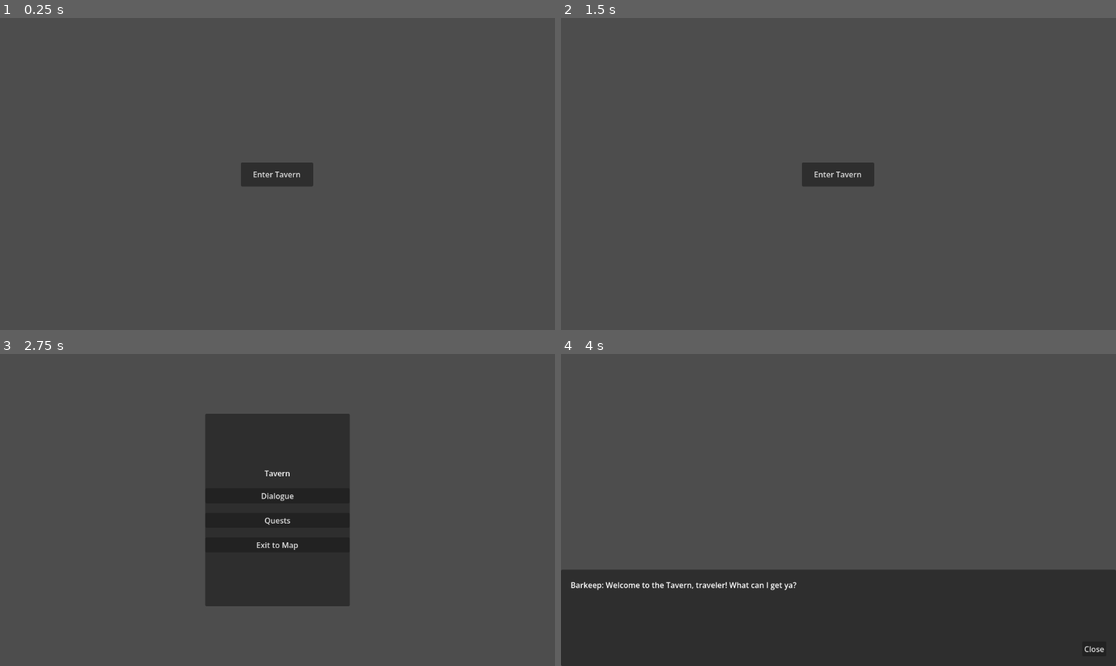
Above: before the commit, frames 1-4 (two rows, left to right).
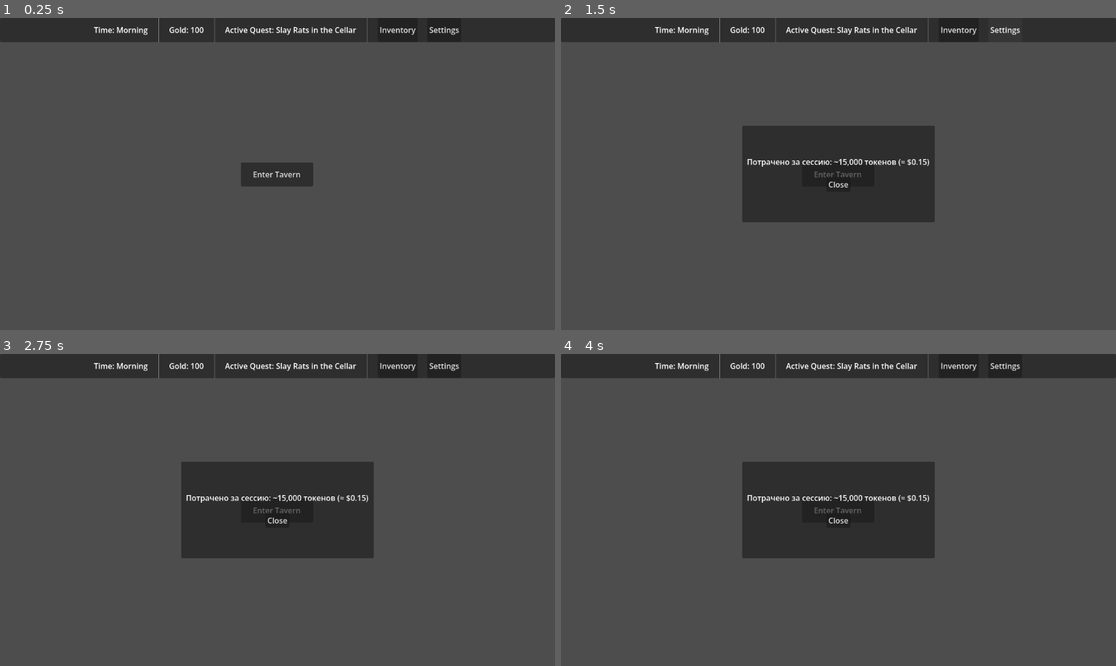
Above: after the commit, the same moments.

Repository: fakemailnum6-ux/Different-Way
Game: Godot game, scene res://Map/Map.tscn
Same seed, same stepped clock (60 frames per second), same inputs: the game is played once before the commit and once after it.
Inputs (mouse positions are in pixels of both pictures, inside the frame that each line leads up to):
- Up to frame 1 (0.25 s): no input
- Up to frame 2 (1.5 s): click (960, 30) at 0.5 s, where only the run after the commit has a clickable "Inventory"; click (1005, 30) at 1.25 s, where only the run after the commit has a clickable "Settings"
- Up to frame 3 (2.75 s): click "Enter Tavern" at 2 s
- Up to frame 4 (4 s): click (838, 510) at 2.75 s, where only the run after the commit has a clickable "Enter Tavern"; click (838, 494) at 3.5 s, where only the run before the commit has a clickable "Dialogue"

The runs differ from the first frame. In frame 1, 7.4% of the frame differs, in the area x 0-100%, y 0-8%; in frame 2, 17%; in frame 3, 19%; in frame 4, 49%, in the area x 0-100%, y 0-100%.

Commit message:
Add HUD with player stats and exact Arc.md strings
- Created `HUDManager.tscn` providing persistent HUD for Inventory, Time of Day, Gold, and Active Quests.
- Implemented Settings Menu containing the Cost Tracker string from Arc.md Section 5.2.
- Updated `DialogBox.tscn` to use the fallback text from Arc.md Section 5.1 as its default label.
- Integrated `HUDManager` into the `Map.tscn` CanvasLayer.

Co-authored-by: vasyafaker <273591210+vasyafaker@users.noreply.github.com>

Diff:
--- a/Map/Map.tscn
+++ b/Map/Map.tscn
@@ -4,6 +4,7 @@
 [ext_resource type="PackedScene" uid="uid://cx6y8v7u8j11m" path="res://UI/TavernMenu.tscn" id="2_tavern"]
 [ext_resource type="PackedScene" uid="uid://bd3v8m4g6n2d8" path="res://UI/DialogBox.tscn" id="3_dialog"]
 [ext_resource type="PackedScene" uid="uid://c5m2k9f8j7h4l" path="res://UI/QuestLog.tscn" id="4_quest"]
+[ext_resource type="PackedScene" uid="uid://x1y2z3a4b5c6d" path="res://UI/HUDManager.tscn" id="5_hud"]
 
 [node name="Map" type="Node2D"]
 script = ExtResource("1_map")
@@ -28,6 +29,8 @@
 
 [node name="CanvasLayer" type="CanvasLayer" parent="."]
 
+[node name="HUDManager" parent="CanvasLayer" instance=ExtResource("5_hud")]
+
 [node name="TavernMenu" parent="CanvasLayer" instance=ExtResource("2_tavern")]
 visible = false
 
--- a/UI/DialogBox.gd
+++ b/UI/DialogBox.gd
@@ -2,5 +2,11 @@
 
 signal closed
 
+@onready var npc_text = $Panel/MarginContainer/VBoxContainer/NPCText
+
+func show_dialogue(text: String):
+	if npc_text:
+		npc_text.text = text
+
 func _on_close_button_pressed():
 	closed.emit()
--- a/UI/DialogBox.tscn
+++ b/UI/DialogBox.tscn
@@ -39,7 +39,7 @@
 [node name="NPCText" type="Label" parent="Panel/MarginContainer/VBoxContainer"]
 layout_mode = 2
 size_flags_vertical = 3
-text = "Barkeep: Welcome to the Tavern, traveler! What can I get ya?"
+text = "Торговец презрительно отворачивается, отказываясь говорить с вами."
 autowrap_mode = 3
 
 [node name="CloseButton" type="Button" parent="Panel/MarginContainer/VBoxContainer"]
--- /dev/null
+++ b/UI/HUDManager.gd
@@ -0,0 +1,12 @@
+extends Control
+
+@onready var settings_panel = $SettingsPanel
+
+func _ready():
+	settings_panel.hide()
+
+func _on_settings_button_pressed():
+	settings_panel.show()
+
+func _on_close_settings_button_pressed():
+	settings_panel.hide()
--- /dev/null
+++ b/UI/HUDManager.tscn
@@ -0,0 +1,97 @@
+[gd_scene load_steps=2 format=3 uid="uid://x1y2z3a4b5c6d"]
+
+[ext_resource type="Script" path="res://UI/HUDManager.gd" id="1_hud"]
+
+[node name="HUDManager" type="Control"]
+layout_mode = 3
+anchors_preset = 15
+anchor_right = 1.0
+anchor_bottom = 1.0
+grow_horizontal = 2
+grow_vertical = 2
+mouse_filter = 2
+script = ExtResource("1_hud")
+
+[node name="TopBar" type="Panel" parent="."]
+layout_mode = 1
+anchors_preset = 10
+anchor_right = 1.0
+offset_bottom = 50.0
+grow_horizontal = 2
+
+[node name="HBoxContainer" type="HBoxContainer" parent="TopBar"]
+layout_mode = 1
+anchors_preset = 15
+anchor_right = 1.0
+anchor_bottom = 1.0
+grow_horizontal = 2
+grow_vertical = 2
+theme_override_constants/separation = 20
+alignment = 1
+
+[node name="TimeLabel" type="Label" parent="TopBar/HBoxContainer"]
+layout_mode = 2
+text = "Time: Morning"
+
+[node name="VSeparator" type="VSeparator" parent="TopBar/HBoxContainer"]
+layout_mode = 2
+
+[node name="GoldLabel" type="Label" parent="TopBar/HBoxContainer"]
+layout_mode = 2
+text = "Gold: 100"
+
+[node name="VSeparator2" type="VSeparator" parent="TopBar/HBoxContainer"]
+layout_mode = 2
+
+[node name="QuestLabel" type="Label" parent="TopBar/HBoxContainer"]
+layout_mode = 2
+text = "Active Quest: Slay Rats in the Cellar"
+
+[node name="VSeparator3" type="VSeparator" parent="TopBar/HBoxContainer"]
+layout_mode = 2
+
+[node name="InventoryButton" type="Button" parent="TopBar/HBoxContainer"]
+layout_mode = 2
+text = "Inventory"
+
+[node name="SettingsButton" type="Button" parent="TopBar/HBoxContainer"]
+layout_mode = 2
+text = "Settings"
+
+[node name="SettingsPanel" type="Panel" parent="."]
+visible = false
+layout_mode = 1
+anchors_preset = 8
+anchor_left = 0.5
+anchor_top = 0.5
+anchor_right = 0.5
+anchor_bottom = 0.5
+offset_left = -200.0
+offset_top = -100.0
+offset_right = 200.0
+offset_bottom = 100.0
+grow_horizontal = 2
+grow_vertical = 2
+
+[node name="VBoxContainer" type="VBoxContainer" parent="SettingsPanel"]
+layout_mode = 1
+anchors_preset = 15
+anchor_right = 1.0
+anchor_bottom = 1.0
+grow_horizontal = 2
+grow_vertical = 2
+theme_override_constants/separation = 20
+alignment = 1
+
+[node name="CostTrackerLabel" type="Label" parent="SettingsPanel/VBoxContainer"]
+layout_mode = 2
+text = "Потрачено за сессию: ~15,000 токенов (≈ $0.15)"
+horizontal_alignment = 1
+
+[node name="CloseSettingsButton" type="Button" parent="SettingsPanel/VBoxContainer"]
+layout_mode = 2
+size_flags_horizontal = 4
+text = "Close"
+
+[connection signal="pressed" from="TopBar/HBoxContainer/SettingsButton" to="." method="_on_settings_button_pressed"]
+[connection signal="pressed" from="SettingsPanel/VBoxContainer/CloseSettingsButton" to="." method="_on_close_settings_button_pressed"]
